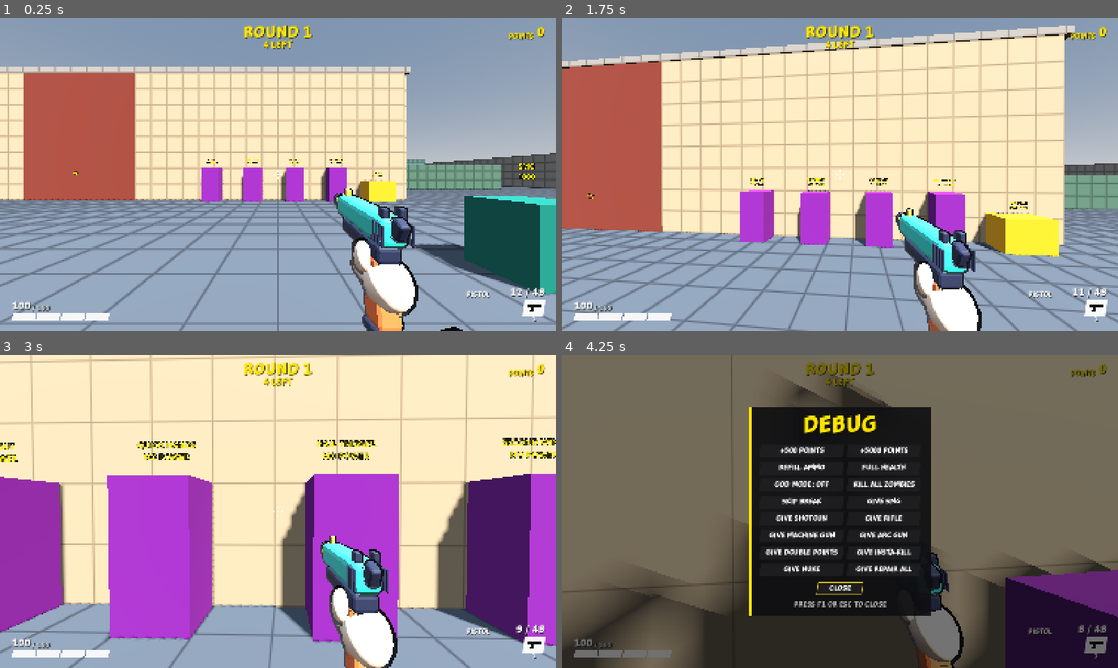
Above: before the commit, frames 1-4 (two rows, left to right).
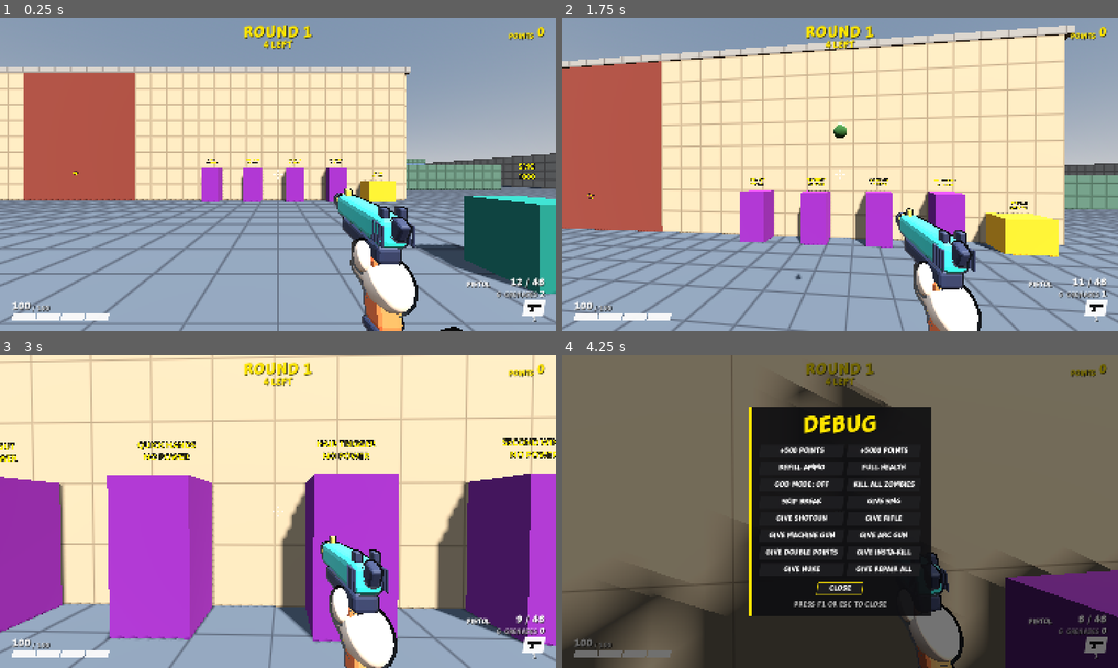
Above: after the commit, the same moments.

Repository: juanakajuan/zombie-survival-fps
Game: Godot game, scene res://levels/compound.tscn
Same seed, same stepped clock (60 frames per second), same inputs: the game is played once before the commit and once after it.
Inputs (mouse positions are in pixels of both pictures, inside the frame that each line leads up to):
- Up to frame 1 (0.25 s): no input
- Up to frame 2 (1.75 s): tap Enter (restart) at 0.5 s; move the mouse to (867, 174) at 0.52 s; hold Right mouse button (aim) 0.53-1.28 s; hold W (move_forward) from 0.53 s (still down); click (867, 174) at 0.67 s; tap Space (jump) at 0.77, 1.07, 1.52 s; tap V (melee) at 0.8, 1.35 s; move the mouse to (812, 174) at 1.27 s; click (812, 174) at 1.42 s; tap G (grenade, bound only after the commit) at 1.55 s
- Up to frame 3 (3 s): keep holding W (move_forward); tap Space (jump) at 1.82 s; move the mouse to (289, 505) at 2.02 s; hold Right mouse button (aim) 2.03-2.78 s; tap G (grenade, bound only after the commit) at 2.1 s; click (289, 505) at 2.17 s; move the mouse to (272, 517) at 2.77 s; right-click (272, 517) at 2.85 s; click (272, 517) at 2.92 s
- Up to frame 4 (4.25 s): keep holding W (move_forward); tap Space (jump) at 3.02, 3.32, 3.77, 4.07 s; tap V (melee) at 3.05 s; move the mouse to (878, 514) at 3.52 s; hold Ctrl (crouch) from 3.53 s (still down); click (878, 514) at 3.67 s; tap G (grenade, bound only after the commit) at 3.8 s; tap F1 (debug_menu) at 4.15 s

The runs differ from the first frame. In frame 1, 0.4% of the frame differs, in the area x 84-99%, y 82-90%; in frame 2, 0.5%, in the area x 41-99%, y 33-90%; in frame 3, 0.4%; in frame 4, 0.3%.

Commit message:
feat: add grenades thrown with G that explode in a radius
Grenades on the player owns the count: a start count, a refill at each
new round up to a maximum, and a throw that instances a Grenade. The
Grenade bounces, explodes once after its fuse, and damages each living
Health in a radius with less damage at a distance. Zombie hits pay like
shots and honor insta-kill, and the blast hurts the player by
player_damage_scale. The HUD shows the count.

Co-Authored-By: Claude Opus 5.5 <noreply@anthropic.com>

Diff:
--- /dev/null
+++ b/grenades/grenade.gd
@@ -0,0 +1,105 @@
+class_name Grenade
+extends RigidBody3D
+## A thrown grenade. It bounces, and after fuse_time it explodes once. The blast damages every living Health in a
+## sphere, once each, and less with the distance from the centre. Walls do not shield from it.
+
+## Emitted once, when the grenade explodes and after it has damaged its targets.
+signal exploded
+## Emitted for each living Health that the blast damages. `killed` is true when it took that Health to 0.
+## `headshot` is always false. The signal has the shape of Weapon.damaged, so one handler serves both.
+signal damaged(target: Node, killed: bool, headshot: bool)
+
+@export_range(0.1, 10.0, 0.1, "suffix:s") var fuse_time: float = 2.5
+## The blast reaches this far from the grenade.
+@export_range(0.5, 20.0, 0.1, "suffix:m") var radius: float = 5.0
+## The damage at the centre. A round 1 zombie has 100 health.
+@export_range(1.0, 10000.0, 1.0) var max_damage: float = 250.0
+## The damage at the edge of the blast. The damage falls off in a line between the two.
+@export_range(0.0, 10000.0, 1.0) var min_damage: float = 20.0
+## What the blast does to the thrower, as a fraction of the damage a zombie takes. 0 never hurts the thrower.
+@export_range(0.0, 1.0, 0.05) var player_damage_scale: float = 0.5
+@export_flags_3d_physics var hit_mask: int = 1
+
+@export_group("Flash")
+@export_range(0.05, 2.0, 0.05, "suffix:s") var flash_time: float = 0.25
+## The radius of the flash sphere when it is biggest.
+@export_range(0.5, 20.0, 0.1, "suffix:m") var flash_size: float = 2.5
+
+## The player who threw it. The grenade does not collide with the thrower, and the blast hurts the thrower
+## by player_damage_scale. Grenades sets it.
+var thrower: Player
+
+var _fuse_left: float
+var _flash_left: float = 0.0
+var _flash_energy: float
+var _exploded: bool = false
+
+@onready var _model: Node3D = $Model
+@onready var _flash: MeshInstance3D = $Flash
+@onready var _light: OmniLight3D = $Light
+
+
+func _ready() -> void:
+	_fuse_left = fuse_time
+	_flash_energy = _light.light_energy
+	if thrower != null:
+		add_collision_exception_with(thrower)
+
+
+func _physics_process(delta: float) -> void:
+	if _exploded:
+		_fade_flash(delta)
+		return
+	_fuse_left -= delta
+	if _fuse_left <= 0.0:
+		_explode()
+
+
+## The blast has gone off. The grenade stays in the tree until its flash has faded.
+func has_exploded() -> bool:
+	return _exploded
+
+
+func _explode() -> void:
+	_exploded = true
+	freeze = true
+	_model.visible = false
+	_flash.visible = true
+	_light.visible = true
+	_flash_left = flash_time
+	var shape := SphereShape3D.new()
+	shape.radius = radius
+	var query := PhysicsShapeQueryParameters3D.new()
+	query.shape = shape
+	query.transform = Transform3D(Basis.IDENTITY, global_position)
+	query.collision_mask = hit_mask
+	var struck: Array[Health] = []
+	for result: Dictionary in get_world_3d().direct_space_state.intersect_shape(query, 64):
+		var collider: Node = result["collider"]
+		var health := Health.find_on(collider)
+		if health == null or health.is_dead() or health in struck:
+			continue
+		struck.append(health)
+		var target := collider as Node3D
+		var amount := lerpf(max_damage, min_damage, clampf(global_position.distance_to(target.global_position) / radius, 0.0, 1.0))
+		if collider == thrower:
+			health.damage(amount * player_damage_scale)
+			continue
+		if amount <= 0.0:
+			continue
+		if thrower != null:
+			amount = thrower.powerups.hit_damage(collider, health, amount)
+		health.damage(amount)
+		damaged.emit(collider, health.is_dead(), false)
+	exploded.emit()
+
+
+func _fade_flash(delta: float) -> void:
+	_flash_left -= delta
+	if _flash_left <= 0.0:
+		queue_free()
+		return
+	var progress := 1.0 - _flash_left / flash_time
+	_flash.scale = Vector3.ONE * flash_size * lerpf(0.3, 1.0, progress)
+	_flash.transparency = progress
+	_light.light_energy = _flash_energy * (1.0 - progress)
--- /dev/null
+++ b/grenades/grenade.tscn
@@ -0,0 +1,79 @@
+[gd_scene format=3]
+
+[ext_resource type="Script" path="res://grenades/grenade.gd" id="1_grenade"]
+
+[sub_resource type="SphereShape3D" id="shape"]
+radius = 0.09
+
+[sub_resource type="PhysicsMaterial" id="bounce"]
+friction = 0.7
+bounce = 0.45
+
+[sub_resource type="StandardMaterial3D" id="body_material"]
+albedo_color = Color(0.17, 0.33, 0.14, 1)
+roughness = 1.0
+
+[sub_resource type="StandardMaterial3D" id="metal_material"]
+albedo_color = Color(0.62, 0.6, 0.5, 1)
+roughness = 1.0
+
+[sub_resource type="SphereMesh" id="body_mesh"]
+material = SubResource("body_material")
+radius = 0.09
+height = 0.18
+radial_segments = 16
+rings = 8
+
+[sub_resource type="CylinderMesh" id="cap_mesh"]
+material = SubResource("metal_material")
+top_radius = 0.03
+bottom_radius = 0.04
+height = 0.05
+radial_segments = 12
+
+[sub_resource type="BoxMesh" id="lever_mesh"]
+material = SubResource("metal_material")
+size = Vector3(0.024, 0.11, 0.012)
+
+[sub_resource type="StandardMaterial3D" id="flash_material"]
+transparency = 1
+shading_mode = 0
+albedo_color = Color(1, 0.62, 0.15, 1)
+
+[sub_resource type="SphereMesh" id="flash_mesh"]
+material = SubResource("flash_material")
+
+[node name="Grenade" type="RigidBody3D"]
+collision_layer = 2
+mass = 0.4
+physics_material_override = SubResource("bounce")
+continuous_cd = true
+angular_damp = 0.6
+script = ExtResource("1_grenade")
+
+[node name="CollisionShape3D" type="CollisionShape3D" parent="."]
+shape = SubResource("shape")
+
+[node name="Model" type="Node3D" parent="."]
+
+[node name="Body" type="MeshInstance3D" parent="Model"]
+mesh = SubResource("body_mesh")
+
+[node name="Cap" type="MeshInstance3D" parent="Model"]
+transform = Transform3D(1, 0, 0, 0, 1, 0, 0, 0, 1, 0, 0.1, 0)
+mesh = SubResource("cap_mesh")
+
+[node name="Lever" type="MeshInstance3D" parent="Model"]
+transform = Transform3D(0.98, 0.2, 0, -0.2, 0.98, 0, 0, 0, 1, 0.045, 0.06, 0)
+mesh = SubResource("lever_mesh")
+
+[node name="Flash" type="MeshInstance3D" parent="."]
+visible = false
+cast_shadow = 0
+mesh = SubResource("flash_mesh")
+
+[node name="Light" type="OmniLight3D" parent="."]
+visible = false
+light_color = Color(1, 0.65, 0.25, 1)
+light_energy = 8.0
+omni_range = 8.0
--- /dev/null
+++ b/grenades/grenades.gd
@@ -0,0 +1,72 @@
+class_name Grenades
+extends Node
+## The wielder's grenades. This node is the only owner of the count. A throw instances a Grenade that flies from the
+## head along the aim. Each new round gives more grenades, up to a maximum.
+
+## Emitted after the count changes.
+signal changed(count: int)
+signal thrown(grenade: Grenade)
+## Relays Grenade.damaged for every grenade that this node throws. It has the shape of Weapon.damaged.
+signal damaged(target: Node, killed: bool, headshot: bool)
+
+@export_range(0, 20) var starting_count: int = 2
+## The grenades that each new round adds.
+@export_range(0, 20) var per_round: int = 2
+## The most grenades the player holds. A round never takes the count above it.
+@export_range(1, 20) var max_count: int = 4
+@export var grenade_scene: PackedScene
+@export_group("Throw")
+@export_range(1.0, 40.0, 0.5, "suffix:m/s") var throw_speed: float = 14.0
+## Speed added upward to the throw, so that it arcs. The wielder's own velocity is added too.
+@export_range(0.0, 20.0, 0.5, "suffix:m/s") var throw_up_speed: float = 3.0
+## How far in front of the head the grenade starts.
+@export_range(0.1, 2.0, 0.05, "suffix:m") var throw_offset: float = 0.5
+@export_range(0.0, 5.0, 0.05, "suffix:s") var cooldown: float = 0.5
+
+## The player who throws. Player sets it.
+var wielder: Player
+var count: int
+
+var _cooldown_left: float = 0.0
+
+
+func _ready() -> void:
+	count = starting_count
+	changed.emit(count)
+
+
+func _physics_process(delta: float) -> void:
+	_cooldown_left = maxf(_cooldown_left - delta, 0.0)
+
+
+## Throws one grenade along the aim. Returns false with no grenades, during the cooldown, and when the wielder is
+## missing, downed, or dead.
+func try_throw() -> bool:
+	if count <= 0 or _cooldown_left > 0.0 or wielder == null or wielder.is_dead() or wielder.is_downed():
+		return false
+	var aim := wielder.aim_transform()
+	var grenade := grenade_scene.instantiate() as Grenade
+	arm(grenade)
+	wielder.get_parent().add_child(grenade)
+	grenade.global_position = aim.origin - aim.basis.z * throw_offset
+	grenade.linear_velocity = -aim.basis.z * throw_speed + Vector3.UP * throw_up_speed + wielder.velocity
+	count -= 1
+	_cooldown_left = cooldown
+	changed.emit(count)
+	thrown.emit(grenade)
+	return true
+
+
+## Makes the grenade this wielder's: it does not collide with the wielder, and its damage reports reach `damaged`.
+## Call it before the grenade enters the tree. try_throw does it for the grenades that it throws.
+func arm(grenade: Grenade) -> void:
+	grenade.thrower = wielder
+	grenade.damaged.connect(damaged.emit)
+
+
+## Adds `per_round` grenades, up to `max_count`. The level calls it when a round starts.
+func start_round() -> void:
+	if count >= max_count:
+		return
+	count = mini(count + per_round, max_count)
+	changed.emit(count)
--- a/hud/hud.gd
+++ b/hud/hud.gd
@@ -22,6 +22,7 @@
 		if is_node_ready():
 			_show_weapon()
 @export var melee: Melee
+@export var grenades: Grenades
 @export var wallet: Wallet
 @export var perks: Perks
 @export var powerups: Powerups
@@ -45,6 +46,7 @@
 class Readout extends RefCounted:
 	var health_text: String
 	var ammo_text: String
+	var grenades_text: String
 	var points_text: String
 	## One entry for each running timed effect, in the order that they started: the name and the seconds left.
 	var powerups: PackedStringArray
@@ -82,6 +84,7 @@
 @onready var _low_health_vignette: TextureRect = %LowHealthVignette
 @onready var _weapon_name: Label = %WeaponName
 @onready var _ammo_value: Label = %AmmoValue
+@onready var _grenade_value: Label = %GrenadeValue
 @onready var _points_value: Label = %PointsValue
 @onready var _powerup_label: Label = %PowerupLabel
 @onready var _prompt: Label = %Prompt
@@ -101,10 +104,13 @@
 func _ready() -> void:
 	health.changed.connect(_on_health_changed)
 	melee.damaged.connect(_on_damaged)
+	grenades.damaged.connect(_on_damaged)
+	grenades.changed.connect(_update_grenades)
 	wallet.changed.connect(_update_points.unbind(1))
 	perks.changed.connect(_update_perks)
 	_on_health_changed(health.current)
 	_show_weapon()
+	_update_grenades(grenades.count)
 	_update_points()
 	_update_round()
 
@@ -121,6 +127,7 @@
 	var r := Readout.new()
 	r.health_text = _health_value.text
 	r.ammo_text = _ammo_value.text
+	r.grenades_text = _grenade_value.text
 	r.points_text = _points_value.text
 	_update_powerups()
 	r.powerups = _powerup_lines()
@@ -205,6 +212,10 @@
 	_reload_label.visible = weapon.is_reloading()
 
 
+func _update_grenades(count: int) -> void:
+	_grenade_value.text = str(count)
+
+
 func _update_perks() -> void:
 	for icon: Node in _perk_icons.get_children():
 		if icon != _perk_icon:
--- a/hud/hud.tscn
+++ b/hud/hud.tscn
@@ -367,6 +367,26 @@
 text = "12 / 48"
 horizontal_alignment = 2
 
+[node name="GrenadeRow" type="HBoxContainer" parent="Root/WeaponPanel"]
+layout_mode = 2
+mouse_filter = 2
+theme_override_constants/separation = 8
+alignment = 2
+
+[node name="GrenadeCaption" type="Label" parent="Root/WeaponPanel/GrenadeRow"]
+layout_mode = 2
+size_flags_vertical = 8
+theme_override_colors/font_color = Color(1, 1, 1, 0.6)
+theme_override_font_sizes/font_size = 18
+text = "G  GRENADES"
+
+[node name="GrenadeValue" type="Label" parent="Root/WeaponPanel/GrenadeRow"]
+unique_name_in_owner = true
+layout_mode = 2
+theme_override_font_sizes/font_size = 24
+text = "2"
+horizontal_alignment = 2
+
 [node name="Slots" type="HBoxContainer" parent="Root/WeaponPanel"]
 layout_mode = 2
 mouse_filter = 2
--- a/levels/level.gd
+++ b/levels/level.gd
@@ -14,7 +14,10 @@
 		(node as Door).opened.connect(navigation.bake)
 	for node: Node in get_tree().get_nodes_in_group(WeaponBox.GROUP):
 		(node as WeaponBox).moved.connect(navigation.bake)
-	round_manager.round_started.connect(func(_round_number: int) -> void: player.wallet.start_round())
+	round_manager.round_started.connect(func(_round_number: int) -> void:
+		player.wallet.start_round()
+		player.grenades.start_round()
+	)
 	game_over.restart_requested.connect(restart)
 
 
--- a/player/player.gd
+++ b/player/player.gd
@@ -105,6 +105,7 @@
 ## The weapons the player holds, in slot order. Only `weapon` fires; the others are holstered.
 var weapons: Array[Weapon] = []
 var melee: Melee
+var grenades: Grenades
 var punch_view: PunchView
 var settings: GameSettings
 
@@ -137,6 +138,8 @@
 	weapons.append(weapon)
 	melee = $Melee
 	melee.wielder = self
+	grenades = $Grenades
+	grenades.wielder = self
 	punch_view = $Head/Camera3D/PunchView
 	punch_view.melee = melee
 
@@ -148,6 +151,7 @@
 	health.damaged.connect(hurt_sound.play.unbind(1))
 	weapon.damaged.connect(_on_damaged)
 	melee.damaged.connect(_on_damaged)
+	grenades.damaged.connect(_on_damaged)
 	pause_menu.resume_requested.connect(_resume)
 	pause_menu.settings_changed.connect(_apply_settings)
 	debug_menu.player = self
@@ -219,6 +223,8 @@
 			_focused.hold(self, delta)
 	if weapon.trigger_enabled and not weapon.is_reloading() and Input.is_action_just_pressed("melee"):
 		melee.try_swing()
+	if weapon.trigger_enabled and not is_downed() and Input.is_action_just_pressed("grenade"):
+		grenades.try_throw()
 	_slide_cooldown_left = maxf(_slide_cooldown_left - delta, 0.0)
 	_update_stance(on_floor, delta)
 	var jumping := on_floor and Input.is_action_just_pressed("jump") and not is_dead() and not is_downed()
--- a/player/player.tscn
+++ b/player/player.tscn
@@ -15,6 +15,8 @@
 [ext_resource type="PackedScene" path="res://debug_menu/debug_menu.tscn" id="13_debug_menu"]
 [ext_resource type="Script" path="res://perks/perks.gd" id="14_perks"]
 [ext_resource type="Script" path="res://pickups/powerups.gd" id="15_powerups"]
+[ext_resource type="Script" path="res://grenades/grenades.gd" id="16_grenades"]
+[ext_resource type="PackedScene" path="res://grenades/grenade.tscn" id="17_grenade"]
 
 [sub_resource type="CapsuleShape3D" id="capsule"]
 radius = 0.35
@@ -66,10 +68,15 @@
 [node name="Melee" type="Node" parent="."]
 script = ExtResource("10_melee")
 
-[node name="Hud" parent="." node_paths=PackedStringArray("health", "weapon", "melee", "wallet", "perks", "powerups") instance=ExtResource("5_hud")]
+[node name="Grenades" type="Node" parent="."]
+script = ExtResource("16_grenades")
+grenade_scene = ExtResource("17_grenade")
+
+[node name="Hud" parent="." node_paths=PackedStringArray("health", "weapon", "melee", "grenades", "wallet", "perks", "powerups") instance=ExtResource("5_hud")]
 health = NodePath("../Health")
 weapon = NodePath("../Head/Camera3D/Weapon")
 melee = NodePath("../Melee")
+grenades = NodePath("../Grenades")
 wallet = NodePath("../Wallet")
 perks = NodePath("../Perks")
 powerups = NodePath("../Powerups")
--- a/project.godot
+++ b/project.godot
@@ -104,6 +104,11 @@
 "events": [Object(InputEventKey,"resource_local_to_scene":false,"resource_name":"","device":-1,"window_id":0,"alt_press …(190 unchanged characters)…
 ]
 }
+grenade={
+"deadzone": 0.2,
+"events": [Object(InputEventKey,"resource_local_to_scene":false,"resource_name":"","device":-1,"window_id":0,"alt_pressed":false,"shift_pressed":false,"ctrl_pressed":false,"meta_pressed":false,"pressed":false,"keycode":0,"physical_keycode":71,"key_label":0,"unicode":0,"location":0,"echo":false,"script":null)
+]
+}
 restart={
 "deadzone": 0.2,
 "events": [Object(InputEventKey,"resource_local_to_scene":false,"resource_name":"","device":-1,"window_id":0,"alt_press …(195 unchanged characters)…
--- /dev/null
+++ b/tests/grenades/test_grenade.gd
@@ -0,0 +1,216 @@
+extends TestCase
+
+const GRENADE_SCENE: PackedScene = preload("res://grenades/grenade.tscn")
+const SETTLE_FRAMES := 5
+const FAR := -20.0
+
+
+func _tap_grenade() -> void:
+	Input.action_press("grenade")
+	await physics_frames(2)
+	Input.action_release("grenade")
+
+
+## A grenade that stays where it is, so the distances to the zombies are exact.
+func _still_grenade(player: Player, at: Vector3, fuse_time: float = 0.2) -> Grenade:
+	var grenade := GRENADE_SCENE.instantiate() as Grenade
+	player.grenades.arm(grenade)
+	grenade.freeze = true
+	grenade.fuse_time = fuse_time
+	grenade.position = at
+	return grenade
+
+
+func _still_zombie(at: Vector3) -> Zombie:
+	return spawn_zombie(at)
+
+
+func _damage_taken(zombie: Zombie) -> float:
+	var health := Health.find_on(zombie)
+	return health.max_health - health.current
+
+
+func test_pressing_grenade_throws_one_along_the_aim() -> void:
+	var player := await spawn_player(Vector3.ZERO, SETTLE_FRAMES)
+	var thrown: Array[Grenade] = []
+	player.grenades.thrown.connect(thrown.append)
+	var before := player.grenades.count
+	await _tap_grenade()
+	assert_eq(player.grenades.count, before - 1, "a throw takes one grenade")
+	assert_eq(thrown.size(), 1, "one grenade flies")
+	await physics_frames(10)
+	assert_true(thrown[0].global_position.z < -2.0, "the grenade flies away along the aim, at %s" % thrown[0].global_position)
+	assert_almost_eq(Health.find_on(player).current, Health.find_on(player).max_health, 0.001, "the throw does not hurt the player")
+
+
+func test_a_press_right_after_a_throw_does_nothing_and_one_after_the_cooldown_throws() -> void:
+	var player := await spawn_player(Vector3.ZERO, SETTLE_FRAMES)
+	var thrown: Array[Grenade] = []
+	player.grenades.thrown.connect(thrown.append)
+	await _tap_grenade()
+	await _tap_grenade()
+	assert_eq(thrown.size(), 1, "the second press in the cooldown throws nothing")
+	await run_seconds(player.grenades.cooldown)
+	await _tap_grenade()
+	assert_eq(thrown.size(), 2, "a press after the cooldown throws")
+
+
+func test_with_no_grenades_a_press_throws_nothing() -> void:
+	var player := await spawn_player(Vector3.ZERO, SETTLE_FRAMES)
+	player.grenades.count = 0
+	var thrown: Array[Grenade] = []
+	player.grenades.thrown.connect(thrown.append)
+	await _tap_grenade()
+	assert_eq(thrown.size(), 0, "no grenade flies")
+	assert_eq(player.grenades.count, 0, "the count stays at 0")
+
+
+func test_a_dead_player_does_not_throw() -> void:
+	var player := await spawn_player(Vector3.ZERO, SETTLE_FRAMES)
+	Health.find_on(player).damage(1.0e6)
+	var before := player.grenades.count
+	assert_true(not player.grenades.try_throw(), "no throw")
+	await _tap_grenade()
+	assert_eq(player.grenades.count, before, "the press takes no grenade")
+
+
+func test_the_blast_waits_for_the_fuse() -> void:
+	var player := await spawn_player(Vector3.ZERO, SETTLE_FRAMES)
+	var zombie := _still_zombie(Vector3(0.0, 0.0, FAR - 1.0))
+	var grenade := _still_grenade(player, Vector3(0.0, 0.1, FAR), 0.5)
+	var blasts := [0]
+	grenade.exploded.connect(func() -> void: blasts[0] += 1)
+	add_child(grenade)
+	await run_seconds(0.3)
+	assert_eq(blasts[0], 0, "no blast before the fuse ends")
+	assert_almost_eq(_damage_taken(zombie), 0.0, 0.001, "no damage before the fuse ends")
+	await run_seconds(0.4)
+	assert_eq(blasts[0], 1, "one blast after the fuse")
+	assert_true(_damage_taken(zombie) > 0.0, "the zombie is hurt by the blast")
+
+
+func test_damage_falls_with_the_distance_and_stops_at_the_radius() -> void:
+	var player := await spawn_player(Vector3.ZERO, SETTLE_FRAMES)
+	var near := _still_zombie(Vector3(0.0, 0.0, FAR - 1.0))
+	var far := _still_zombie(Vector3(0.0, 0.0, FAR - 3.0))
+	var outside := _still_zombie(Vector3(0.0, 0.0, FAR - 8.0))
+	var grenade := _still_grenade(player, Vector3(0.0, 0.1, FAR))
+	grenade.max_damage = 80.0
+	grenade.min_damage = 10.0
+	add_child(grenade)
+	await run_seconds(0.4)
+	var expected_near := lerpf(80.0, 10.0, 1.0 / grenade.radius)
+	var expected_far := lerpf(80.0, 10.0, 3.0 / grenade.radius)
+	assert_almost_eq(_damage_taken(near), expected_near, 1.0, "the near zombie takes the damage of its distance")
+	assert_almost_eq(_damage_taken(far), expected_far, 1.0, "the far zombie takes the damage of its distance")
+	assert_true(_damage_taken(near) > _damage_taken(far), "the closer zombie takes more")
+	assert_almost_eq(_damage_taken(outside), 0.0, 0.001, "a zombie outside the radius is unharmed")
+
+
+func test_a_zombie_hit_by_the_blast_is_hurt_once() -> void:
+	var player := await spawn_player(Vector3.ZERO, SETTLE_FRAMES)
+	_still_zombie(Vector3(0.0, 0.0, FAR - 1.0))
+	var grenade := _still_grenade(player, Vector3(0.0, 0.1, FAR))
+	var reports: Array[bool] = []
+	grenade.damaged.connect(func(_target: Node, _killed: bool, headshot: bool) -> void: reports.append(headshot))
+	add_child(grenade)
+	await run_seconds(0.4)
+	assert_eq(reports, [false] as Array[bool], "one report, and it is not a headshot")
+
+
+func test_a_kill_by_a_grenade_pays_a_hit_and_the_kill_bonus() -> void:
+	var player := await spawn_player(Vector3.ZERO, SETTLE_FRAMES)
+	var zombie := _still_zombie(Vector3(0.0, 0.0, FAR - 1.0))
+	add_child(_still_grenade(player, Vector3(0.0, 0.1, FAR)))
+	await run_seconds(0.4)
+	assert_true(Health.find_on(zombie).is_dead(), "the blast kills a round 1 zombie near the centre")
+	assert_eq(player.wallet.points, player.wallet.points_per_hit + player.wallet.kill_bonus, "a hit and the kill bonus")
+	var readout := player.hud.readout()
+	assert_eq(readout.points_text, str(player.wallet.points), "the HUD shows the points")
+
+
+func test_a_blast_that_wounds_pays_only_the_hit() -> void:
+	var player := await spawn_player(Vector3.ZERO, SETTLE_FRAMES)
+	var zombie := _still_zombie(Vector3(0.0, 0.0, FAR - 3.0))
+	var grenade := _still_grenade(player, Vector3(0.0, 0.1, FAR))
+	grenade.max_damage = 40.0
+	grenade.min_damage = 10.0
+	add_child(grenade)
+	await run_seconds(0.4)
+	assert_true(not Health.find_on(zombie).is_dead(), "the zombie lives")
+	assert_eq(player.wallet.points, player.wallet.points_per_hit, "a hit and no bonus")
+
+
+func test_insta_kill_makes_a_grenade_hit_a_kill() -> void:
+	var player := await spawn_player(Vector3.ZERO, SETTLE_FRAMES)
+	player.debug_menu.run_command("GIVE INSTA-KILL")
+	var zombie := _still_zombie(Vector3(0.0, 0.0, FAR - 3.0))
+	var grenade := _still_grenade(player, Vector3(0.0, 0.1, FAR))
+	grenade.max_damage = 20.0
+	grenade.min_damage = 10.0
+	add_child(grenade)
+	await run_seconds(0.4)
+	assert_true(Health.find_on(zombie).is_dead(), "a weak blast kills under insta-kill")
+	assert_eq(player.wallet.points, (player.wallet.points_per_hit + player.wallet.kill_bonus) * player.wallet.multiplier, "the kill pays as usual")
+
+
+func test_the_blast_hurts_the_player_by_the_damage_scale() -> void:
+	var player := await spawn_player(Vector3.ZERO, SETTLE_FRAMES)
+	var health := Health.find_on(player)
+	var grenade := _still_grenade(player, Vector3(0.0, 0.1, -1.0))
+	grenade.max_damage = 60.0
+	grenade.min_damage = 10.0
+	grenade.player_damage_scale = 0.5
+	var reports := [0]
+	grenade.damaged.connect(func(_target: Node, _killed: bool, _headshot: bool) -> void: reports[0] += 1)
+	add_child(grenade)
+	await run_seconds(0.4)
+	var expected := lerpf(60.0, 10.0, 1.0 / grenade.radius) * 0.5
+	assert_almost_eq(health.max_health - health.current, expected, 1.0, "the player takes the scaled damage")
+	assert_eq(reports[0], 0, "the player's own damage is not a hit")
+	assert_eq(player.wallet.points, 0, "the player's own damage pays nothing")
+
+
+func test_a_damage_scale_of_zero_never_hurts_the_player() -> void:
+	var player := await spawn_player(Vector3.ZERO, SETTLE_FRAMES)
+	var health := Health.find_on(player)
+	var grenade := _still_grenade(player, Vector3(0.0, 0.1, -1.0))
+	grenade.player_damage_scale = 0.0
+	add_child(grenade)
+	await run_seconds(0.4)
+	assert_almost_eq(health.current, health.max_health, 0.001, "the player is unharmed")
+
+
+func test_a_new_round_adds_grenades_up_to_the_maximum() -> void:
+	var player := await spawn_player(Vector3.ZERO, SETTLE_FRAMES)
+	var grenades := player.grenades
+	var counts: Array[int] = []
+	grenades.changed.connect(counts.append)
+	grenades.count = 0
+	grenades.start_round()
+	assert_eq(grenades.count, grenades.per_round, "a round adds per_round")
+	grenades.count = grenades.max_count - 1
+	grenades.start_round()
+	assert_eq(grenades.count, grenades.max_count, "a round never goes above the maximum")
+	grenades.start_round()
+	assert_eq(grenades.count, grenades.max_count, "a round at the maximum adds none")
+	assert_eq(counts, [grenades.per_round, grenades.max_count] as Array[int], "changed reports each change")
+
+
+func test_the_hud_shows_the_count() -> void:
+	var player := await spawn_player(Vector3.ZERO, SETTLE_FRAMES)
+	assert_eq(player.hud.readout().grenades_text, str(player.grenades.starting_count), "the HUD starts with the starting count")
+	await _tap_grenade()
+	assert_eq(player.hud.readout().grenades_text, str(player.grenades.starting_count - 1), "the HUD follows a throw")
+
+
+func test_the_level_gives_grenades_at_the_start_of_the_next_round() -> void:
+	var level := await spawn_level()
+	var grenades := level.player.grenades
+	assert_eq(grenades.count, grenades.starting_count, "round 1 starts with the starting count")
+	grenades.count = 1
+	level.round_manager.kill_all()
+	level.round_manager.skip_break()
+	await physics_frames(2)
+	assert_eq(grenades.count, mini(1 + grenades.per_round, grenades.max_count), "round 2 adds grenades")
+	assert_eq(level.player.hud.readout().grenades_text, str(grenades.count), "the HUD shows them")
Not shown, added: grenades/grenade.gd.uid
Not shown, added: grenades/grenades.gd.uid
Not shown, added: tests/grenades/test_grenade.gd.uid
Not shown, changed: CLAUDE.md
